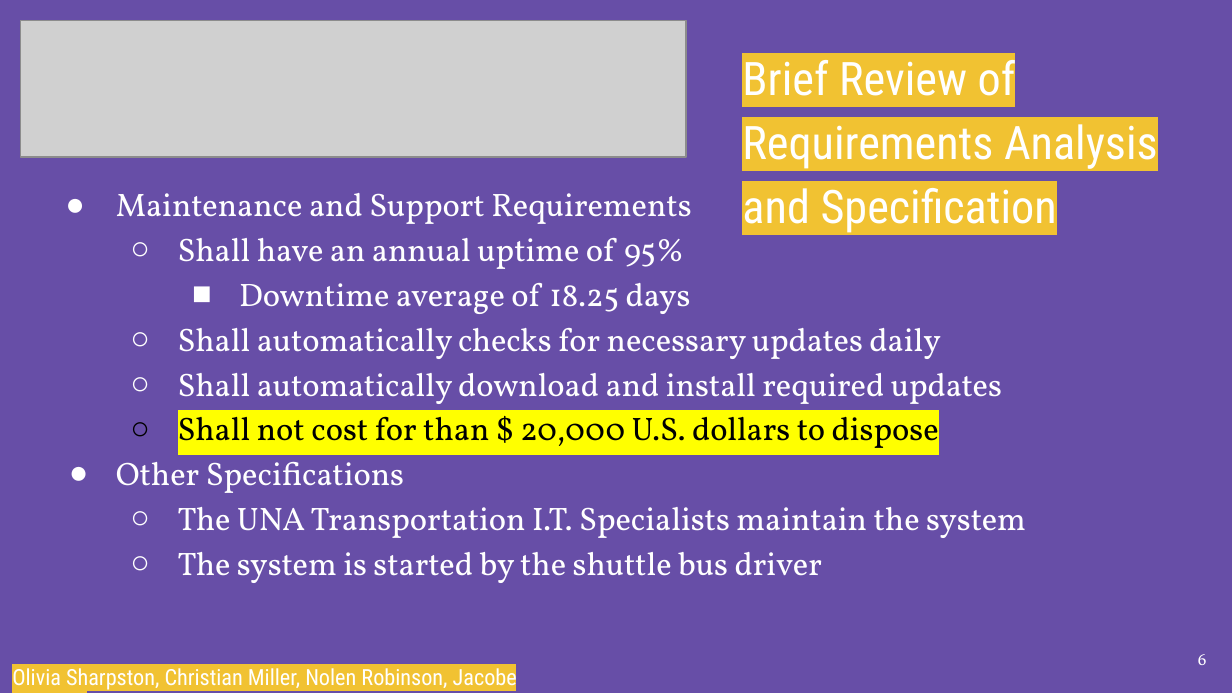
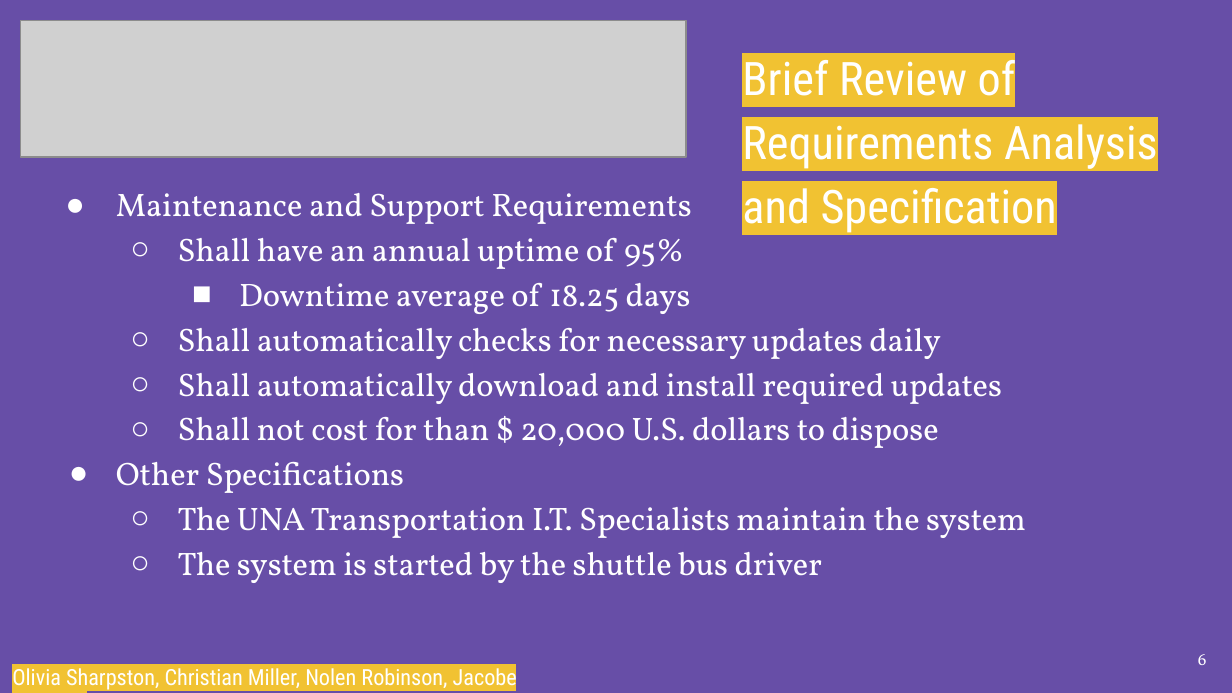
Before and after one commit to Olivia-Sharpston/Group-Final-Project-Davis, a slide deck: slide 6 of CIS330 Slideshow.pptx. Drawn at 1232x693 pixels with LibreOffice and Linux fonts; fonts in the diff are those of the drawing; grey boxes stand for pictures. Boxes give left, top, right and bottom in pixels: in the first picture for what was removed or moved away, otherwise in the second. Text is boxed around its words. In the diff, an @@ line names an element or a change of style, - is before the commit and + after.

```diff
--- a/CIS330 Slideshow.pptx
+++ b/CIS330 Slideshow.pptx
@@ text at [178, 417, 939, 448]: text colour #000000 to #FFFFFF, highlight #FFFF00 to none in "Shall not cost for than $ 20,000 ..."; bullet colour #000000 to #FFFFFF @@
```
Also in this commit, not shown: 2 other slides changed, 1 slide removed, 1 other file.
